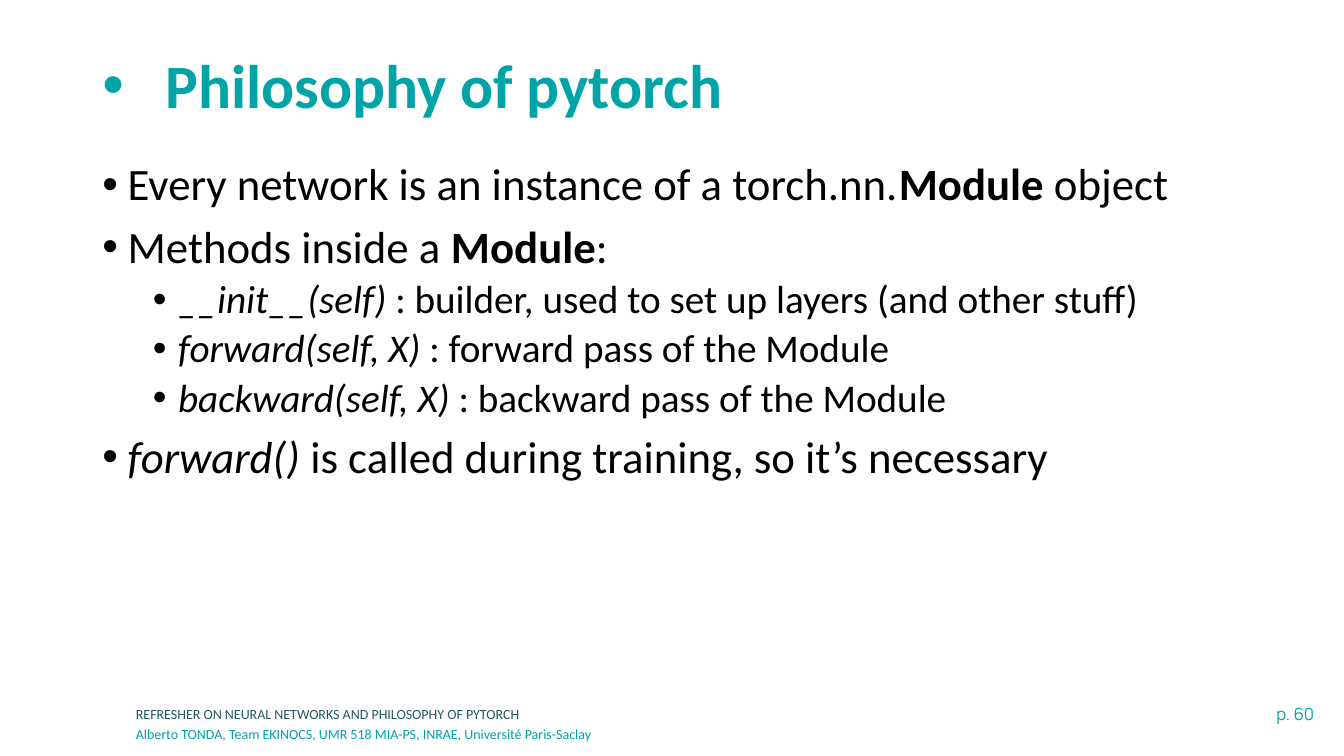
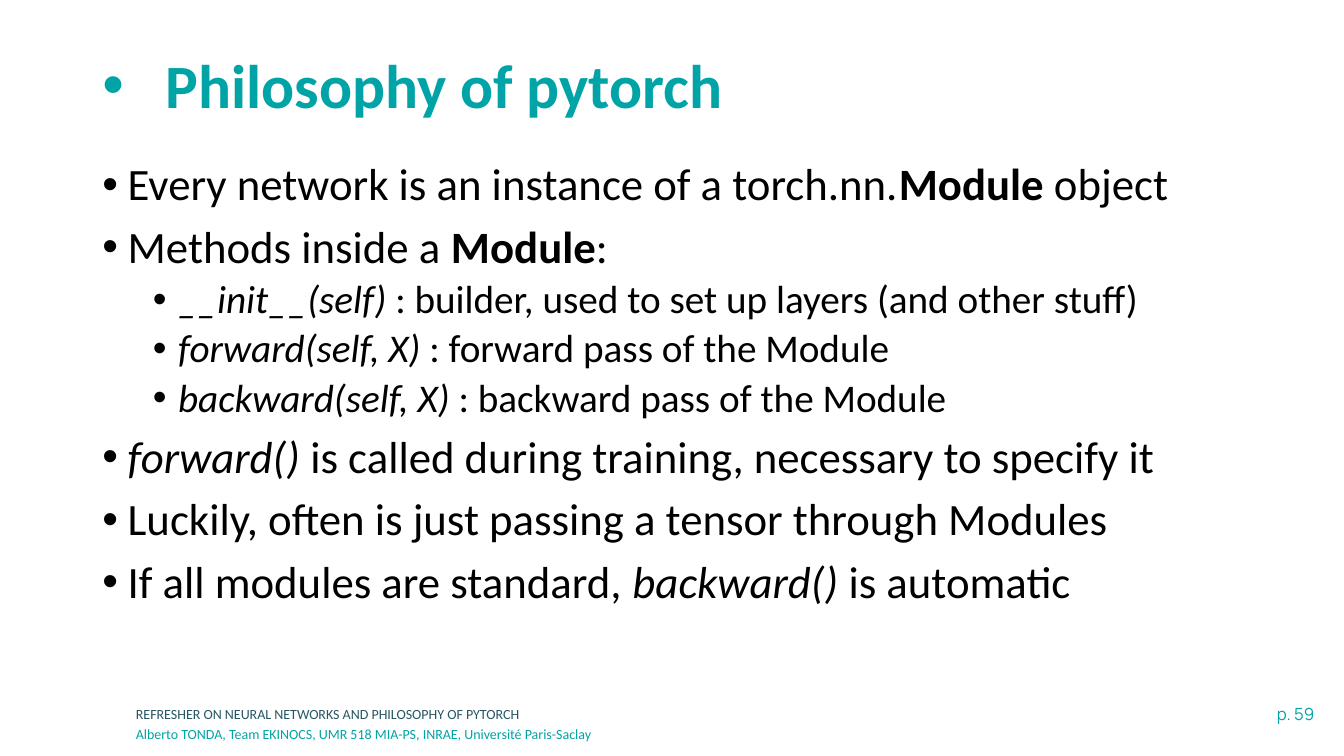
Before and after one commit to albertotonda/teaching, a slide deck: slide 59 of deep-learning-in-practice-with-pytorch/1-neural-networks-and-pytorch.pptx (slide 60 before the commit). Drawn at 1344x756 pixels with LibreOffice and Linux fonts; fonts in the diff are those of the drawing; background and template pictures are left out. Boxes give left, top, right and bottom in pixels: in the first picture for what was removed or moved away, otherwise in the second. Text is boxed around its words. In the diff, an @@ line names an element or a change of style, - is before the commit and + after.

```diff
--- a/deep-learning-in-practice-with-pytorch/1-neural-networks-and-pytorch.pptx
+++ b/deep-learning-in-practice-with-pytorch/1-neural-networks-and-pytorch.pptx
@@ text at [128,440,1154,604]: text changed @@
-• forward() is called during training, so it’s necessary
+• forward() is called during training, necessary to specify it
+• Luckily, often is just passing a tensor through Modules
+• If all modules are standard, backward() is automatic
@@ page number at [1277,707,1314,724]: text changed @@
-p. 60
+p. 59
```
Also in this commit, not shown: 1 other slide changed, 3 slides added, 19 slides removed, 3 other files.
